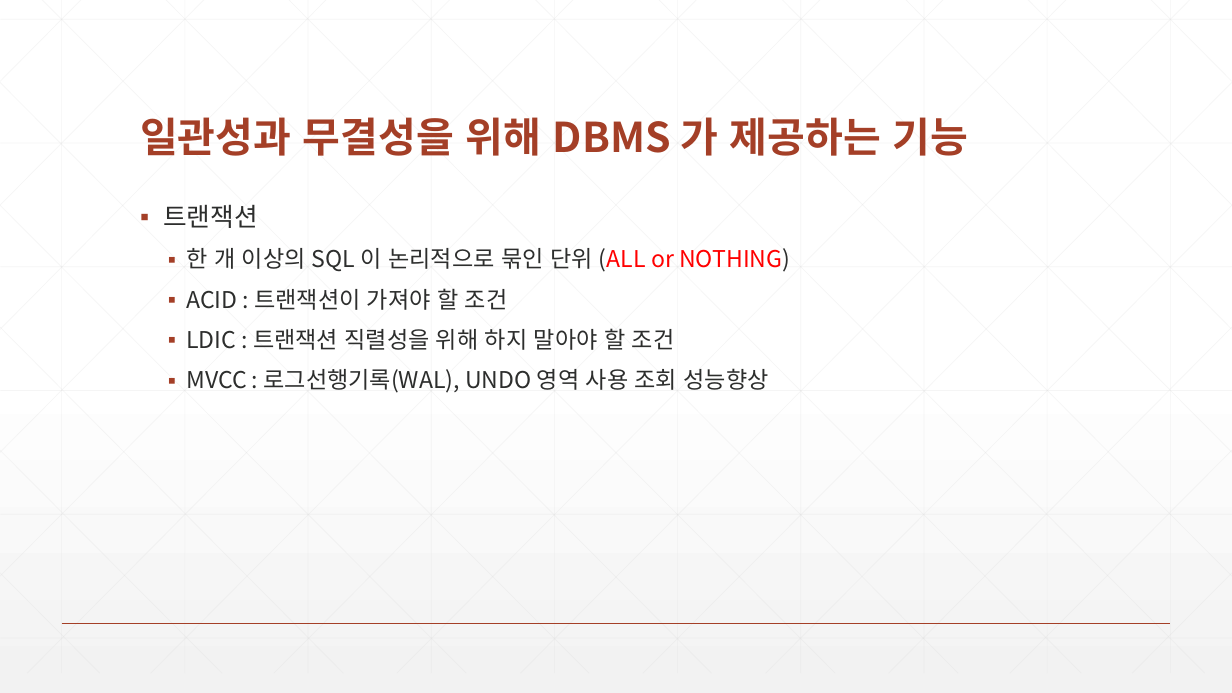
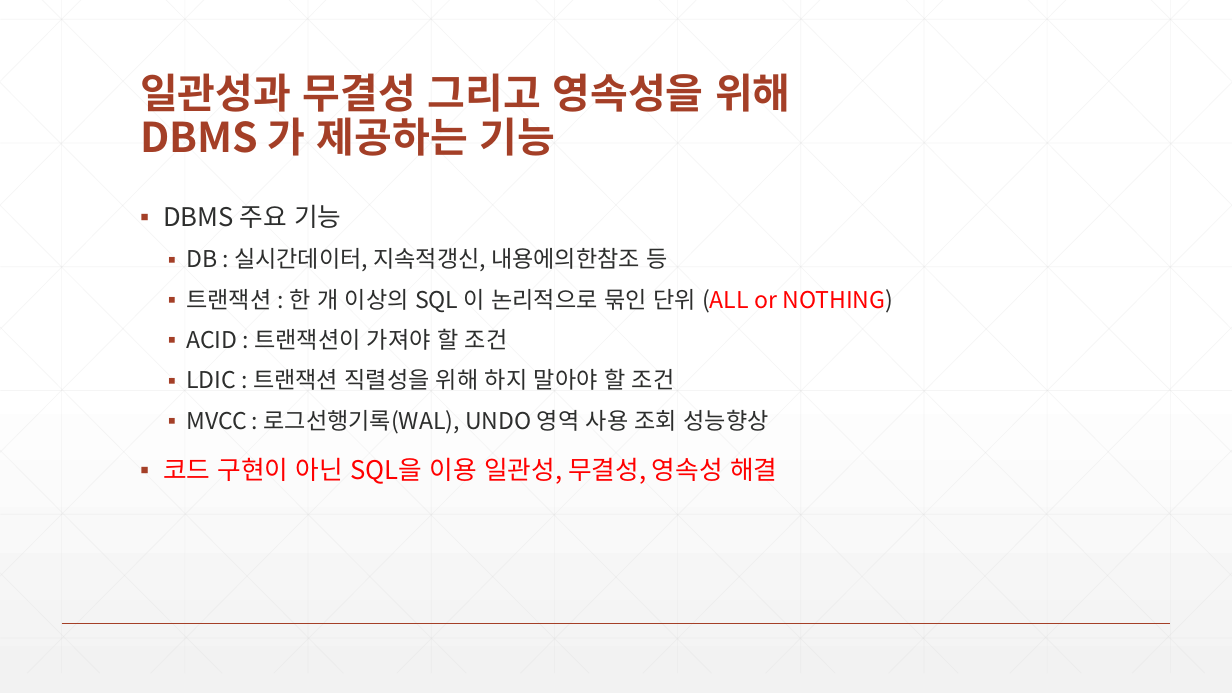
Before and after one commit to zeroshift01/code5, a slide deck: slide 4 of inflearn03/doc/3.1 DBMS는서비스의일관성과무결성그리고영속성을위해사용합니다.pptx (slide 3 before the commit). Drawn at 1232x693 pixels with LibreOffice and Linux fonts; fonts in the diff are those of the drawing. Boxes give left, top, right and bottom in pixels: in the first picture for what was removed or moved away, otherwise in the second. Text is boxed around its words. In the diff, an @@ line names an element or a change of style, - is before the commit and + after.

```diff
--- a/inflearn03/doc/3.1 DBMS는서비스의일관성과무결성그리고영속성을위해사용합니다.pptx
+++ b/inflearn03/doc/3.1 DBMS는서비스의일관성과무결성그리고영속성을위해사용합니다.pptx
@@ title at [140, 73, 791, 156]: text changed @@
-일관성과 무결성을 위해 DBMS 가 제공하는 기능
+일관성과 무결성 그리고 영속성을 위해
+DBMS 가 제공하는 기능
@@ text at [163, 204, 893, 313]: text changed @@
-▪ 트랜잭션
-  ▪ 한 개 이상의 SQL 이 논리적으로 묶인 단위 (ALL or NOTHING)
+▪ DBMS 주요 기능
+  ▪ DB : 실시간데이터, 지속적갱신, 내용에의한참조 등
+  ▪ 트랜잭션 : 한 개 이상의 SQL 이 논리적으로 묶인 단위 (ALL or NOTHING)
@@ text at [163, 457, 777, 484]: paragraph added @@
+▪ 코드 구현이 아닌 SQL을 이용 일관성, 무결성, 영속성 해결
```
Also in this commit, not shown: 7 other slides changed, 4 slides added, 2 slides removed, 1 other file.
